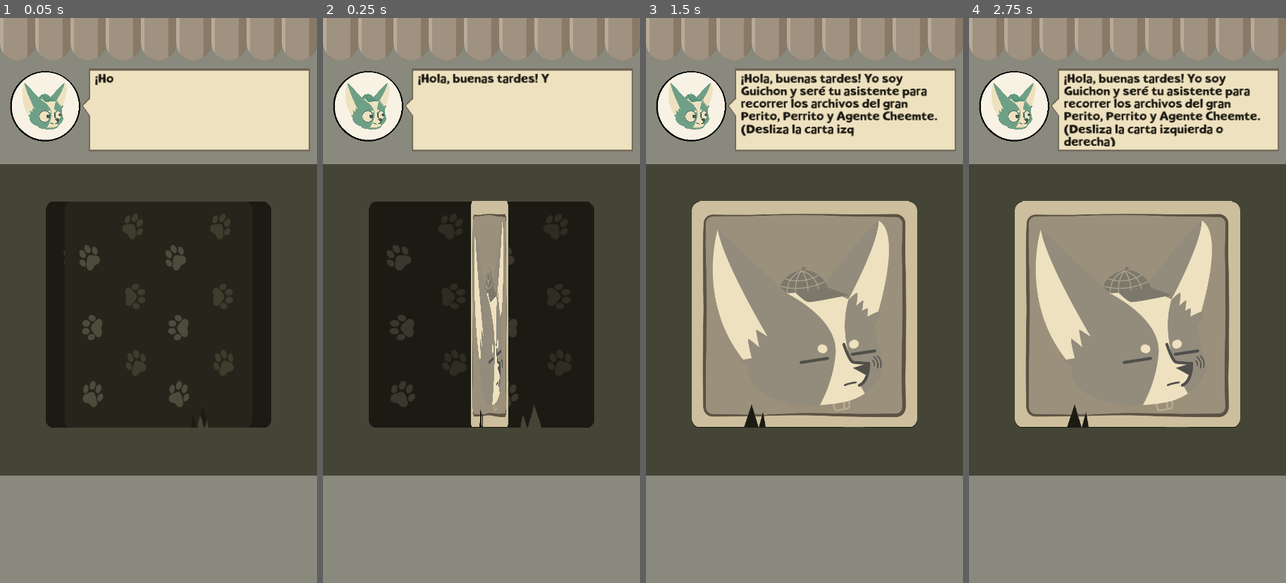
Above: before the commit, frames 1-4 (left to right).
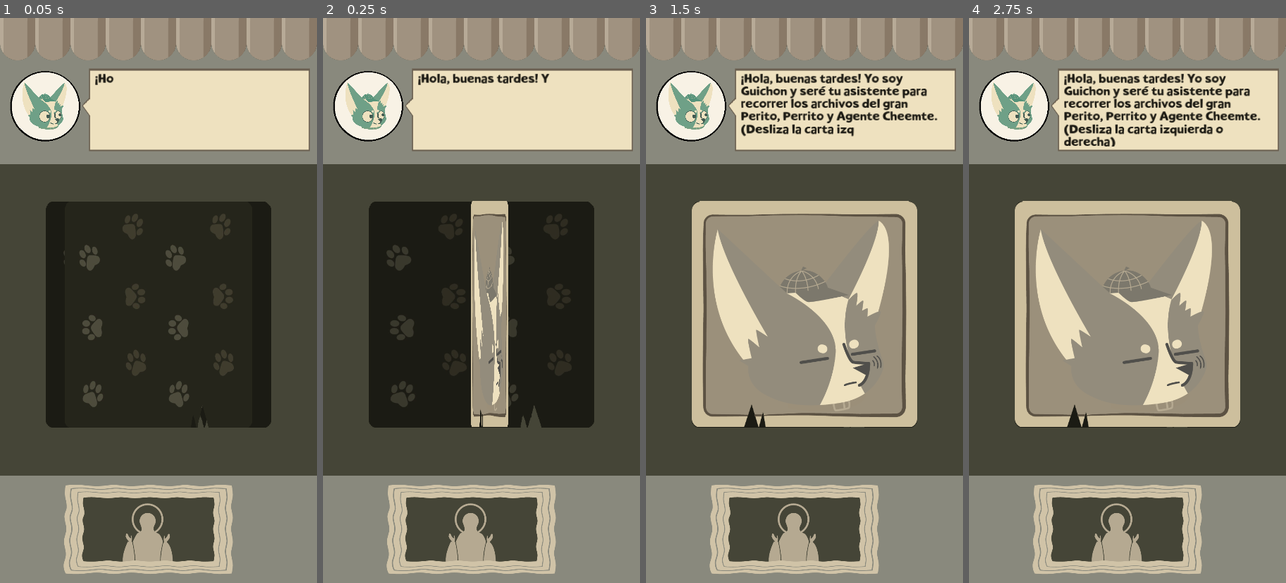
Above: after the commit, the same moments.

Repository: JorgedanyMx/Agente-00Chemte
Game: Godot game, scene res://Scenes/Chemtective.tscn
The game is run twice, just before and just after one commit, with the same random seed, the same clock (stepped at 60 frames per second) and the same inputs.
Inputs (mouse positions are in pixels of both pictures, inside the frame that each line leads up to):
- Up to frame 1 (0.05 s): no input
- Up to frame 2 (0.25 s): no input
- Up to frame 3 (1.5 s): tap Enter (ui_accept) at 0.5, 0.77 s; move the mouse to (874, 272) at 0.52 s; hold Right (ui_right) 0.53-1.28 s; click (874, 272) at 0.67 s; move the mouse to (741, 328) at 1.27 s; hold Left (ui_left) from 1.28 s (still down); click (741, 328) at 1.42 s
- Up to frame 4 (2.75 s): tap Enter (ui_accept) at 1.52, 2 s; move the mouse to (1159, 176) at 2.02 s; release Left (ui_left) at 2.03 s; hold Right (ui_right) from 2.03 s (still down); click (1159, 176) at 2.17 s

The runs differ from the first frame. In frame 1, 7.8% of the frame differs, in the area x 20-74%, y 82-99%; in frame 2, 7.8%; in frame 3, 7.8%; in frame 4, 7.8%.

Commit message:
Funcionalidad de Marco de pintura realizado.
Ya funciona el marco de errore con los mismos errores

Diff:
--- a/TutorialGodot1/Scenes/Chemtective.tscn
+++ b/TutorialGodot1/Scenes/Chemtective.tscn
@@ -8,10 +8,13 @@
 [ext_resource type="Texture2D" uid="uid://wn1x65e1xg03" path="res://Sprites/Game/Dialogo.png" id="5_bs1wo"]
 [ext_resource type="PackedScene" uid="uid://cejykutun8cyu" path="res://Pref/card.tscn" id="6_fg0nq"]
 [ext_resource type="Script" path="res://Scenes/UIControl.gd" id="6_uip2p"]
+[ext_resource type="Texture2D" uid="uid://dw4wa5boc1y8q" path="res://Sprites/Game/pintura/pintura1.png" id="9_iq6e5"]
 [ext_resource type="Script" path="res://Scenes/MenuControl.gd" id="10_phr34"]
 [ext_resource type="Texture2D" uid="uid://c4xh5v7wkouf" path="res://Sprites/Dialogo1.png" id="10_wuvqn"]
 [ext_resource type="Texture2D" uid="uid://dus17qs5fmeb8" path="res://Sprites/Game/pantallas/ajustes/Slider.png" id="12_qg823"]
+[ext_resource type="Texture2D" uid="uid://deghgrw5j3gwo" path="res://Sprites/Game/pantallas/ajustes/BotonSalir.png" id="13_8tfli"]
 [ext_resource type="Texture2D" uid="uid://opgmi58801bc" path="res://Sprites/Menu.png" id="13_43ea1"]
+[ext_resource type="Texture2D" uid="uid://dyyh5oeb5d8rw" path="res://Sprites/Game/pantallas/ajustes/BotonSalirPressed.png" id="14_41rjn"]
 
 [sub_resource type="Animation" id="Animation_5vsnk"]
 resource_name = "Historia"
@@ -353,6 +356,7 @@
 }
 
 [node name="DialogResp" type="TextureRect" parent="Game/Panel"]
+visible = false
 layout_mode = 1
 anchors_preset = -1
 anchor_left = 0.5
@@ -389,6 +393,20 @@
 scroll_active = false
 text_direction = 2
 
+[node name="Pintura" type="TextureRect" parent="Game/Panel"]
+z_index = 3
+layout_mode = 1
+anchors_preset = -1
+anchor_left = 0.5
+anchor_top = 0.8
+anchor_right = 0.5
+anchor_bottom = 0.991
+offset_left = -335.48
+offset_top = 16.2158
+offset_right = 265.52
+offset_bottom = 0.831787
+texture = ExtResource("9_iq6e5")
+
 [node name="Sonidos" type="AudioStreamPlayer" parent="Game"]
 pitch_scale = 1.61
 
@@ -443,10 +461,10 @@
 anchors_preset = 15
 anchor_right = 1.0
 anchor_bottom = 1.0
-offset_left = 138.0
-offset_top = 745.0
-offset_right = -329.0
-offset_bottom = -1047.0
+offset_left = 153.0
+offset_top = 524.0
+offset_right = -314.0
+offset_bottom = -1268.0
 grow_horizontal = 2
 grow_vertical = 2
 theme_override_colors/default_color = Color(0.956863, 0.894118, 0.764706, 1)
@@ -463,17 +481,17 @@
 anchor_top = 0.388
 anchor_right = 0.856
 anchor_bottom = 0.557
-offset_left = 15.0
-offset_top = 0.039978
-offset_right = 347.52
-offset_bottom = 140.56
+offset_left = 30.0
+offset_top = -220.96
+offset_right = 362.52
+offset_bottom = -80.4401
 scale = Vector2(0.696998, 0.696998)
 theme_override_constants/grabber_offset = 0
 theme_override_icons/grabber = ExtResource("12_qg823")
 theme_override_icons/grabber_highlight = ExtResource("12_qg823")
 theme_override_styles/slider = SubResource("StyleBoxLine_k356h")
 theme_override_styles/grabber_area = SubResource("StyleBoxLine_fl7k8")
-value = 50.0
+value = 100.0
 
 [node name="MenuText" type="RichTextLabel" parent="IU/Menu/ColorRect/Panel"]
 clip_contents = false
@@ -501,22 +519,14 @@
 hint_underlined = false
 text_direction = 3
 
-[node name="Salir" type="Button" parent="IU/Menu/ColorRect/Panel"]
-layout_mode = 1
-anchors_preset = -1
-anchor_left = 0.28
-anchor_top = 0.641
-anchor_right = 0.679
-anchor_bottom = 0.738
-offset_left = 22.84
-offset_top = -0.720093
-offset_right = -0.0223999
-offset_bottom = -0.210083
-grow_horizontal = 2
-grow_vertical = 2
-theme_override_fonts/font = ExtResource("3_m4qun")
-theme_override_font_sizes/font_size = 34
-text = "Salir"
+[node name="TextureButton" type="TextureButton" parent="IU/Menu/ColorRect/Panel"]
+layout_mode = 0
+offset_left = 281.0
+offset_top = 1301.0
+offset_right = 793.0
+offset_bottom = 1429.0
+texture_normal = ExtResource("13_8tfli")
+texture_pressed = ExtResource("14_41rjn")
 
 [node name="MenuAnim" type="AnimationPlayer" parent="IU/Menu"]
 libraries = {
@@ -553,6 +563,6 @@
 
 [connection signal="resized" from="Game" to="Game" method="_on_resized"]
 [connection signal="value_changed" from="IU/Menu/ColorRect/Panel/volSlider" to="IU/Menu" method="_on_vol_slider_value_changed"]
-[connection signal="pressed" from="IU/Menu/ColorRect/Panel/Salir" to="IU/Menu" method="_on_salir_pressed"]
+[connection signal="pressed" from="IU/Menu/ColorRect/Panel/TextureButton" to="IU/Menu" method="_on_texture_button_pressed"]
 
 [editable path="Game/Panel/currentCard"]
--- a/TutorialGodot1/Scenes/MenuControl.gd
+++ b/TutorialGodot1/Scenes/MenuControl.gd
@@ -14,18 +14,6 @@
 	else:
 		AudioServer.set_bus_mute(bus_idx,true)
 
-
-
-func _on_salir_pressed():
-	get_tree().quit()
-
-
-func _on_mouse_entered():
-	print("AAA")
-	if(pressed):
-		print("BBBB")
-	pass # Replace with function body.
-
 func _input(event):
 	if event is InputEventMouseButton:
 		if event.button_index == MOUSE_BUTTON_LEFT:
@@ -34,3 +22,7 @@
 				initialMousePosition= get_local_mouse_position()
 			else:  # Se soltó el botón izquierdo del mouse
 				pressed = false
+
+
+func _on_texture_button_pressed():
+	get_tree().quit()
--- a/TutorialGodot1/Scripts/Dialogo.gd
+++ b/TutorialGodot1/Scripts/Dialogo.gd
@@ -2,6 +2,12 @@
 
 signal OpenMenu
 signal CloseMenu
+
+var pinturas=["res://Sprites/Game/pintura/pintura1.png",
+			"res://Sprites/Game/pintura/pintura2.png",
+			"res://Sprites/Game/pintura/pintura3.png",
+			"res://Sprites/Game/pintura/pintura4.png",
+			"res://Sprites/Game/pintura/pintura5.png"]
 
 enum MenuStates{MENUCLOSE, MENUOPEN, MENUOPENING, MENUCLOSING}
 var menuS = MenuStates.MENUCLOSE
@@ -72,7 +78,7 @@
 	var perceScreen= inPos.y/(float(currentVpos))
 	if(perceScreen<.17 and not isMenu):
 		MenuOpened=true
-	elif (perceScreen>.90 and isMenu):
+	elif (perceScreen>.80 and isMenu):
 		MenuClosed=true
 	else:
 		pressed = true
@@ -82,10 +88,12 @@
 	if(!endHistory):
 		if (Input.is_action_just_pressed("ui_left")):
 #########################################################CHECKPOINT################################
-			getGuionLine("53")							#Checkpoint manual
-			errors=2
+			#getGuionLine("53")							#Checkpoint manual
+			pass
+			#errors=2
 		if (Input.is_action_just_pressed("ui_right")):
 			pass
+		pass
 	if(canSwipe):
 		swipeChoise(delta)
 	fallCard(delta)
@@ -279,6 +287,7 @@
 		$Panel/Tablero.color="#454537"
 		$Panel/Tablero/CircleC.visible=false
 		$Panel/DialogResp.visible=false
+		$Panel/Pintura.visible=false
 		$Panel/currentCard.showNarrativa(nextLine["Pregunta"])
 	else:
 		$DarkMode.z_index=-1
@@ -291,6 +300,7 @@
 		$Panel/Dialogo1.text= text
 		$Panel/Tablero/CircleC.visible=true
 		$Panel/DialogResp.visible=true
+		$Panel/Pintura.visible=true
 		$Panel/Tablero.color="#89897d"
 		if(nextLine["ImagenR"]!=null):
 			$Panel/currentCard.setImg(nextLine["ImagenR"])
@@ -309,6 +319,9 @@
 
 	if(nextLine["IsError"]==true):
 		errors+=1
+		if(errors>=4):
+			errors=4
+		$Panel/Pintura.texture=load(pinturas[errors])
 	if(nextLine["IsCheckPoint"]==true):
 		checkpoint=nextLine
 
@@ -319,6 +332,7 @@
 		currentCap = maindata[idxNextLine]
 		nextLine=findLine(currentCap,"2")
 		errors = 0;
+		$Panel/Pintura.texture=load(pinturas[errors])
 	else:
 		nextLine=findLine(currentCap,idxNextLine)
 	if( nextLine==null or nextLine["Pregunta"]==null):
Not shown: 1 places in TutorialGodot1/Scenes/Chemtective.tscn that only renumber resources
Binary file added: TutorialGodot1/Sprites/Game/pantallas/ajustes/BotonSalir.png
Not shown, added: TutorialGodot1/Sprites/Game/pantallas/ajustes/BotonSalir.png.import
Binary file added: TutorialGodot1/Sprites/Game/pantallas/ajustes/BotonSalirPressed.png
Not shown, added: TutorialGodot1/Sprites/Game/pantallas/ajustes/BotonSalirPressed.png.import
